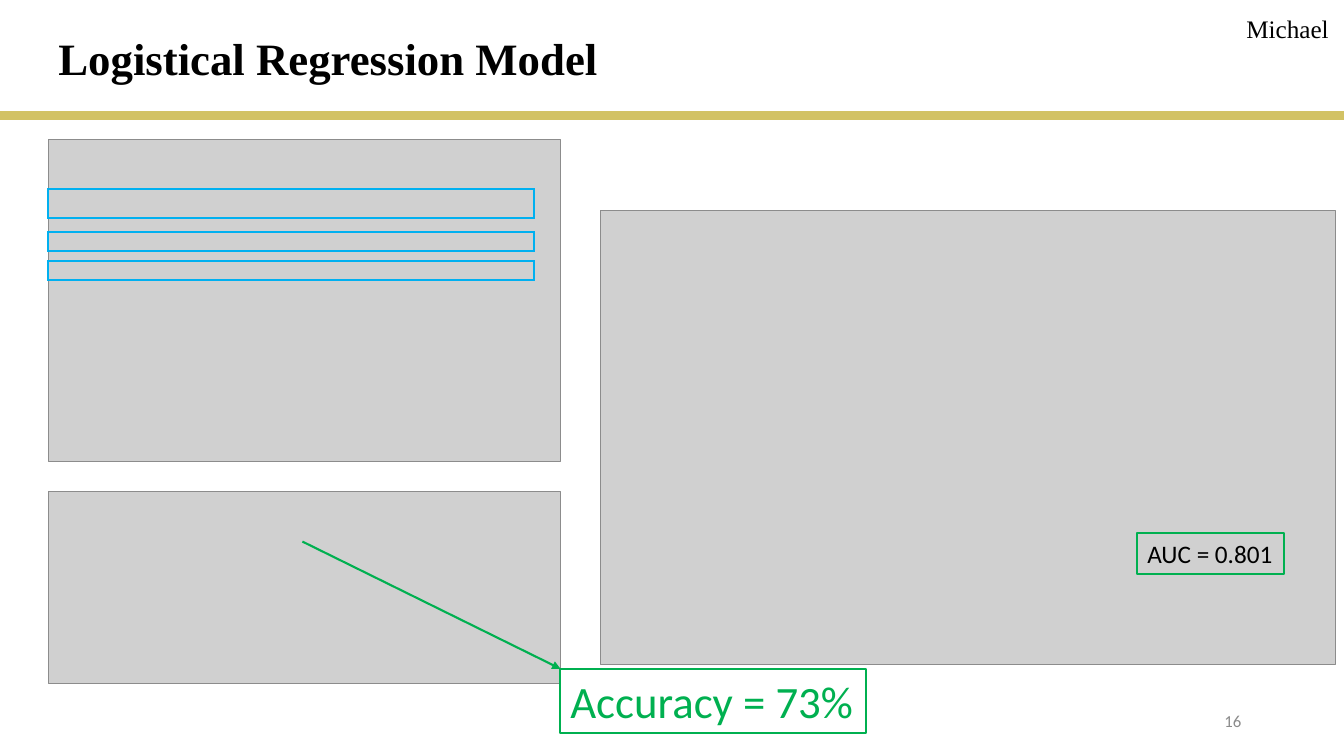
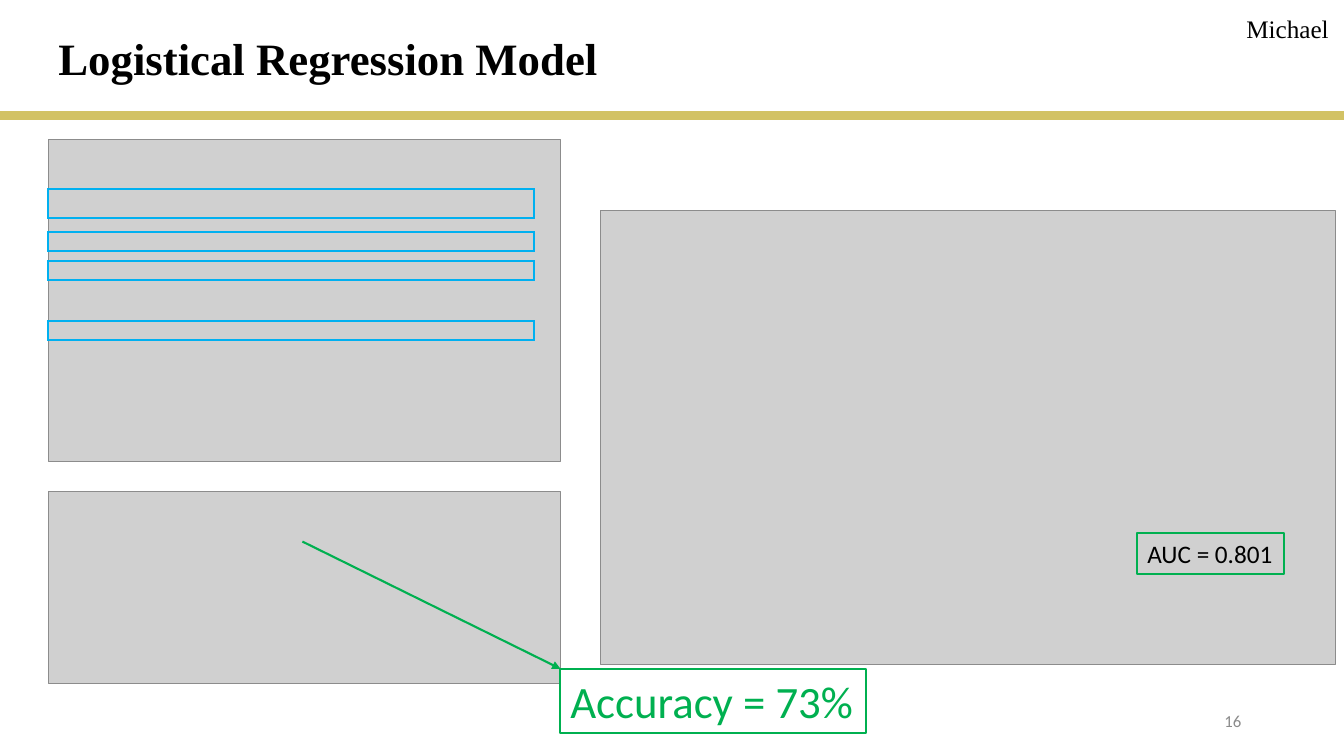
Before and after one commit to rmesina/T2_Codes-R-Us, a slide deck: slide 16 of final_project/T2_final_project.pptx. Drawn at 1344x756 pixels with LibreOffice and Linux fonts; fonts in the diff are those of the drawing; grey boxes stand for pictures. Boxes give left, top, right and bottom in pixels: in the first picture for what was removed or moved away, otherwise in the second. Text is boxed around its words. In the diff, an @@ line names an element or a change of style, - is before the commit and + after.

```diff
--- a/final_project/T2_final_project.pptx
+++ b/final_project/T2_final_project.pptx
@@ rectangle added at [48,321,533,340], outline #00B0F0 1.5 pt @@
```
